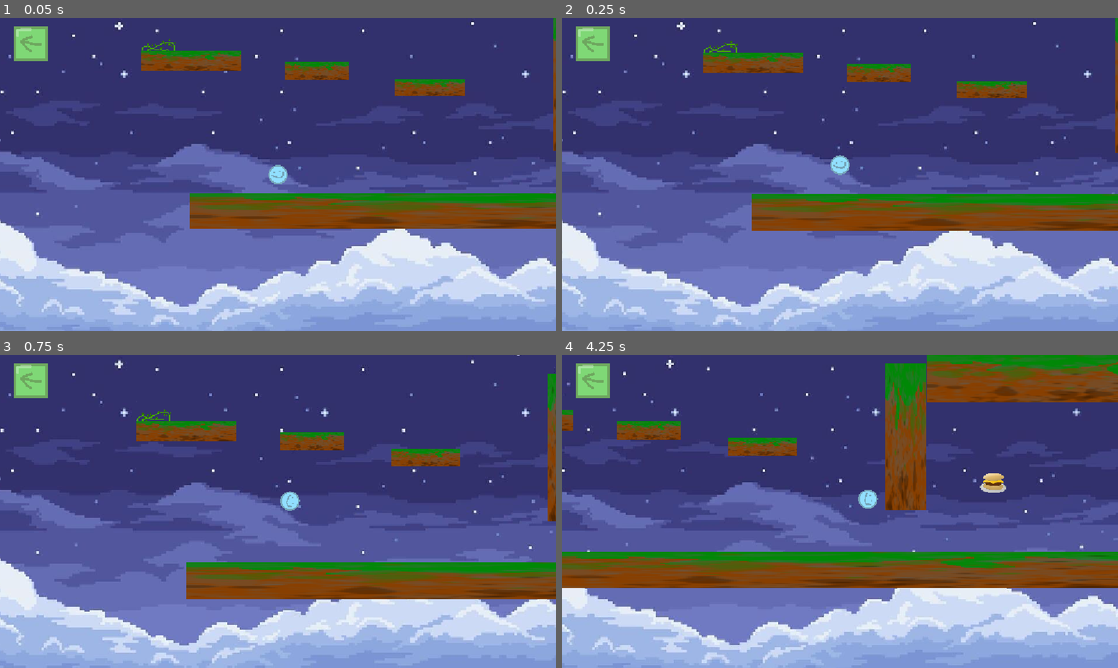
Above: before the commit, frames 1-4 (two rows, left to right).
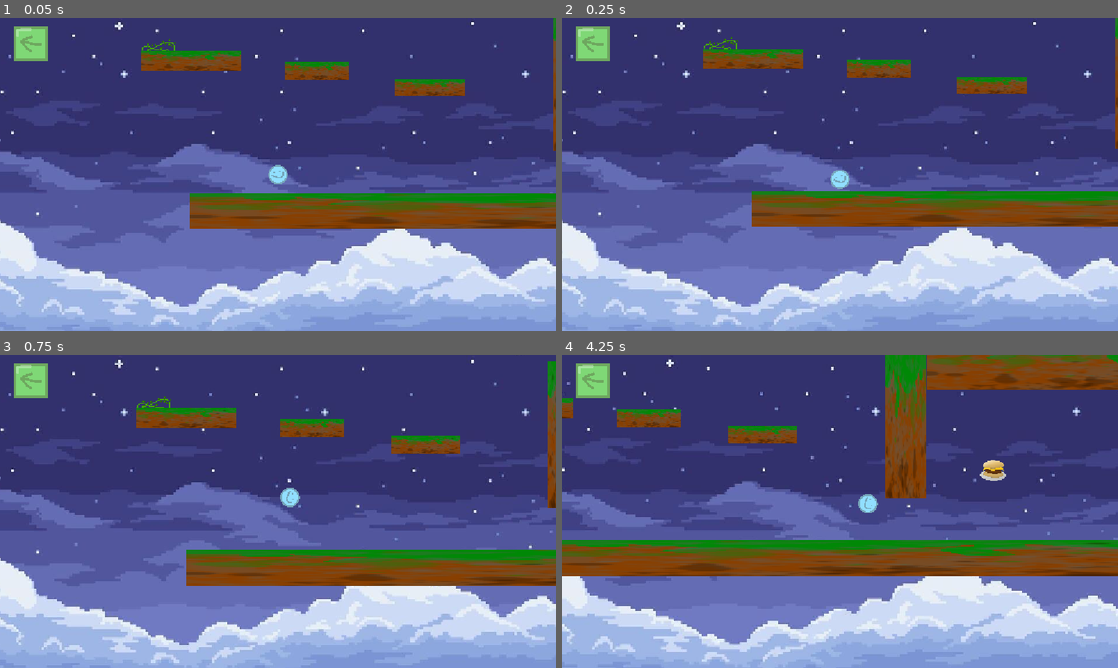
Above: after the commit, the same moments.

Repository: Guyiy1324/Jumpe-r-r-r-r-r-r-r-r
Game: Godot game, scene res://Scenes/map.tscn
Two runs of this game, one before a commit and one after it. Both use one fixed random seed, a clock stepped at 60 frames per second and the inputs below. This scene is started directly instead of the project's main scene.
Inputs (mouse positions are in pixels of both pictures, inside the frame that each line leads up to):
- Up to frame 1 (0.05 s): no input
- Up to frame 2 (0.25 s): no input
- Up to frame 3 (0.75 s): move the mouse to (400, 495) at 0.52 s; hold Right (ui_right) from 0.53 s (still down)
- Up to frame 4 (4.25 s): tap Space (Jump) at 0.77, 1.52, 3.02, 3.77 s; move the mouse to (728, 527) at 1.27 s; move the mouse to (895, 442) at 2.02 s; release Right (ui_right) at 2.03 s; hold Left (ui_left) 2.03-2.78 s; move the mouse to (812, 574) at 2.77 s; hold Right (ui_right) from 2.78 s (still down); move the mouse to (1006, 558) at 3.52 s

Frame 1 is identical in both runs. In frame 2, 7.0% of the frame differs, in the area x 25-100%, y 0-68%; in frame 3, 14%; in frame 4, 22%, in the area x 0-100%, y 0-99%.

Commit message:
plaeyr hitbox

Diff:
--- a/jump-e-r/Scenes/player.tscn
+++ b/jump-e-r/Scenes/player.tscn
@@ -1,10 +1,11 @@
 [gd_scene load_steps=5 format=3 uid="uid://b4mqx81580ntb"]
 
 [ext_resource type="Script" uid="uid://ctlvvcwxy3bvs" path="res://Scripts/player.tres.gd" id="1_cvnsp"]
-[ext_resource type="Texture2D" path="res://Assets/player_ball.svg" id="2_i3pqv"]
+[ext_resource type="Texture2D" uid="uid://ch3johclcqsjm" path="res://Assets/player_ball.svg" id="2_i3pqv"]
 [ext_resource type="AudioStream" uid="uid://cujwtadsprr12" path="res://Assets/Audio Files/Bounce.mp3" id="3_6t5aa"]
 
-[sub_resource type="RectangleShape2D" id="RectangleShape2D_4flbx"]
+[sub_resource type="CircleShape2D" id="CircleShape2D_6t5aa"]
+radius = 6.0
 
 [node name="Player" type="Node2D" groups=["player"]]
 
@@ -25,7 +26,7 @@
 
 [node name="CollisionShape2D" type="CollisionShape2D" parent="Area2D/CharacterBody2D" groups=["player"]]
 scale = Vector2(6.4, 6.4)
-shape = SubResource("RectangleShape2D_4flbx")
+shape = SubResource("CircleShape2D_6t5aa")
 
 [node name="Sprite2D" type="Sprite2D" parent="Area2D/CharacterBody2D" groups=["player"]]
 texture_filter = 2
